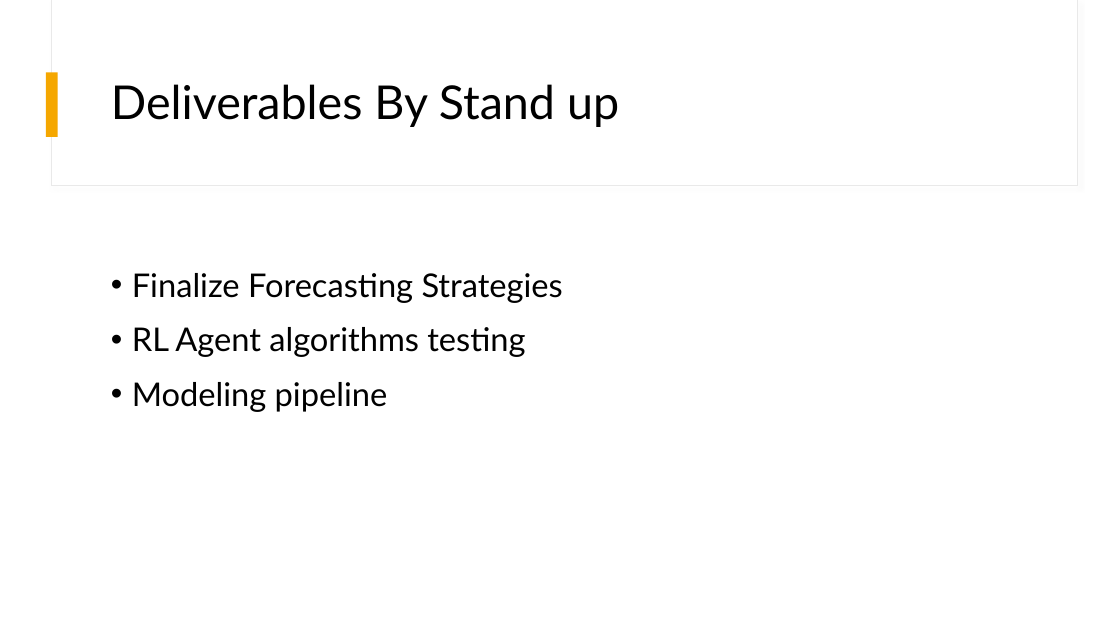
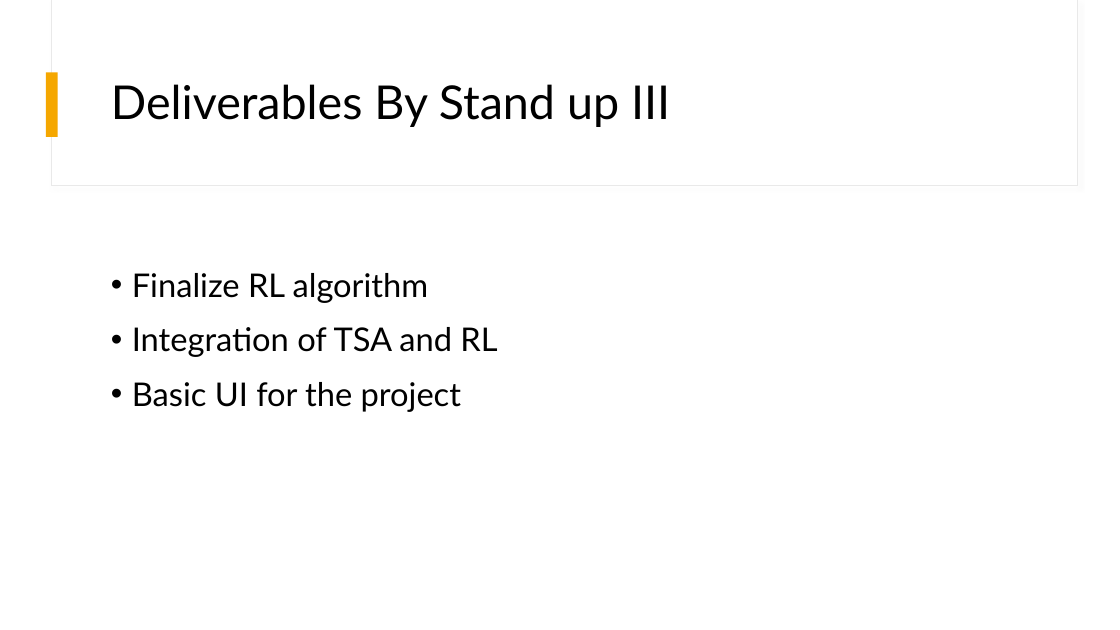
Before and after one commit to xlumzee/Optimizing-Trading-Strategies-RL, a slide deck: slide 26 of presentation/Optimizing Strategies with Reinforcement Learning.pptx. Drawn at 1120x630 pixels with LibreOffice and Linux fonts; fonts in the diff are those of the drawing. Boxes give left, top, right and bottom in pixels: in the first picture for what was removed or moved away, otherwise in the second. Text is boxed around its words. In the diff, an @@ line names an element or a change of style, - is before the commit and + after.

```diff
--- a/presentation/Optimizing Strategies with Reinforcement Learning.pptx
+++ b/presentation/Optimizing Strategies with Reinforcement Learning.pptx
@@ title at [111, 84, 670, 127]: text changed @@
-Deliverables By Stand up
+Deliverables By Stand up III
@@ text at [132, 273, 497, 412]: text changed @@
-• Finalize Forecasting Strategies
-• RL Agent algorithms testing
-• Modeling pipeline
+• Finalize RL algorithm
+• Integration of TSA and RL
+• Basic UI for the project
```
Also in this commit, not shown: 1 other slide changed, 22 other files.
